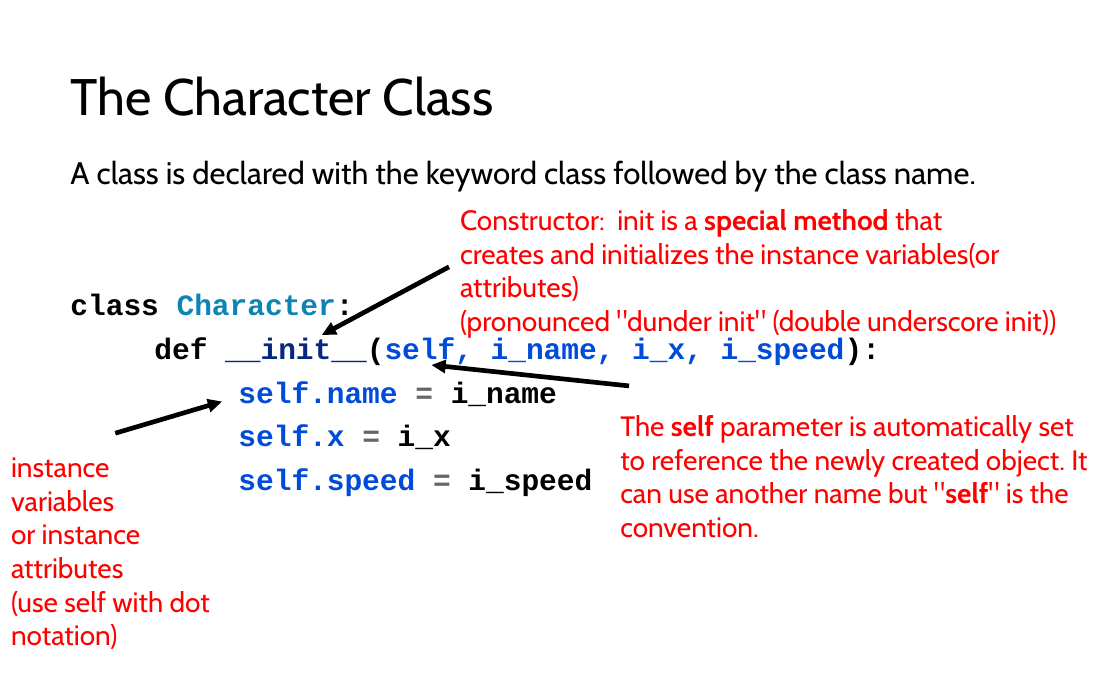
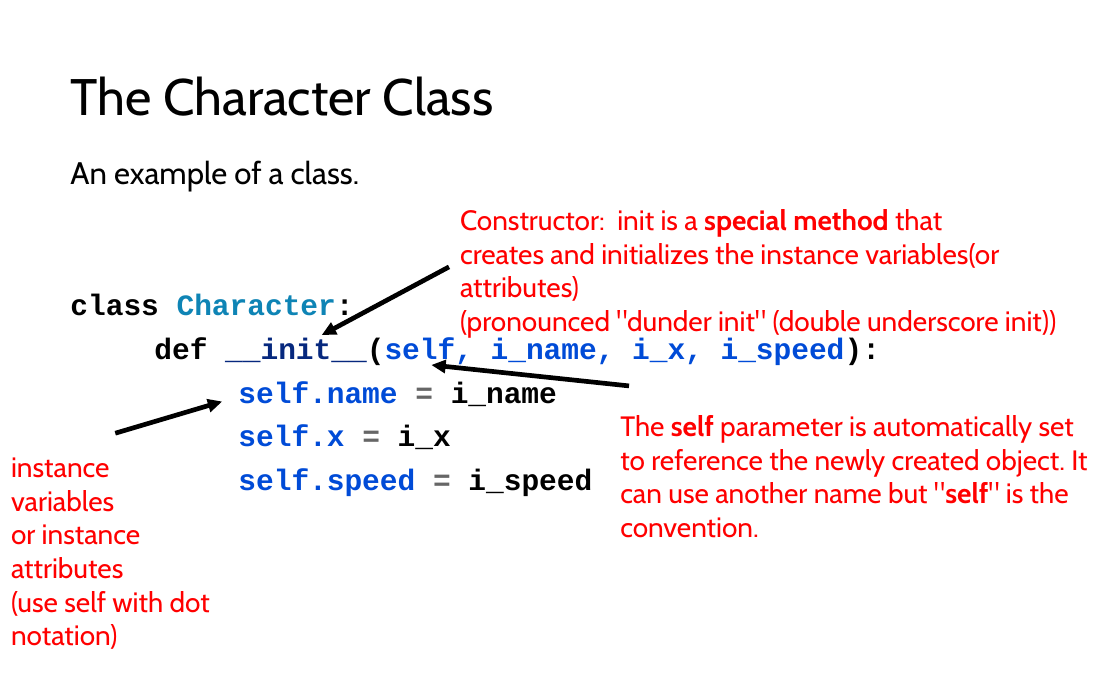
Before and after one commit to LongBaoNguyen/longbaonguyen.github.io, a slide deck: slide 10 of courses/apcsp/lect9.pptx. Drawn at 1120x700 pixels with LibreOffice and Linux fonts; fonts in the diff are those of the drawing. Boxes give left, top, right and bottom in pixels: in the first picture for what was removed or moved away, otherwise in the second. Text is boxed around its words. In the diff, an @@ line names an element or a change of style, - is before the commit and + after.

```diff
--- a/courses/apcsp/lect9.pptx
+++ b/courses/apcsp/lect9.pptx
@@ text at (70, 160, 360, 192): text changed @@
-A class is declared with the keyword class followed by the class name.
+An example of a class.
```
Also in this commit, not shown: 3 other slides changed, 1 other file.
